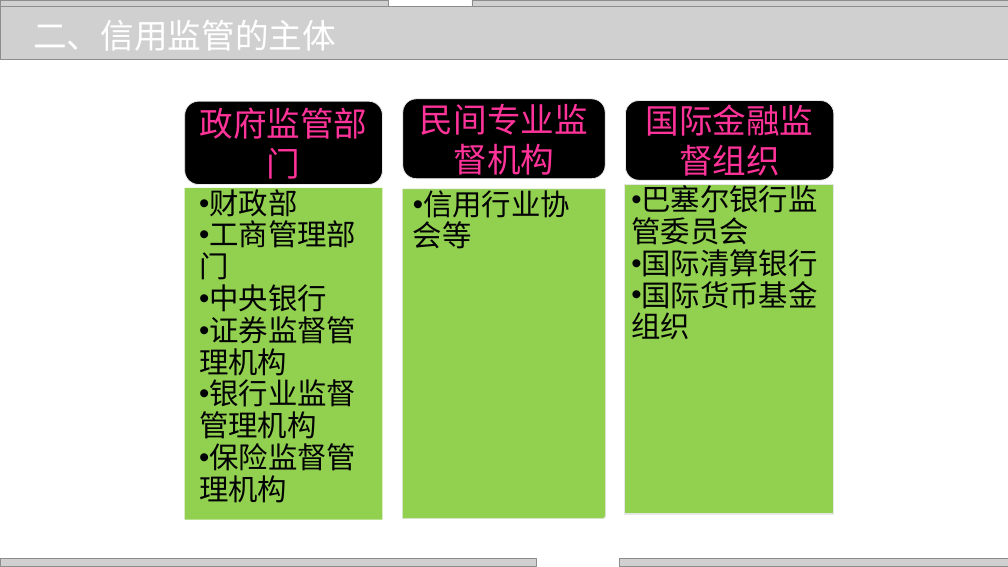
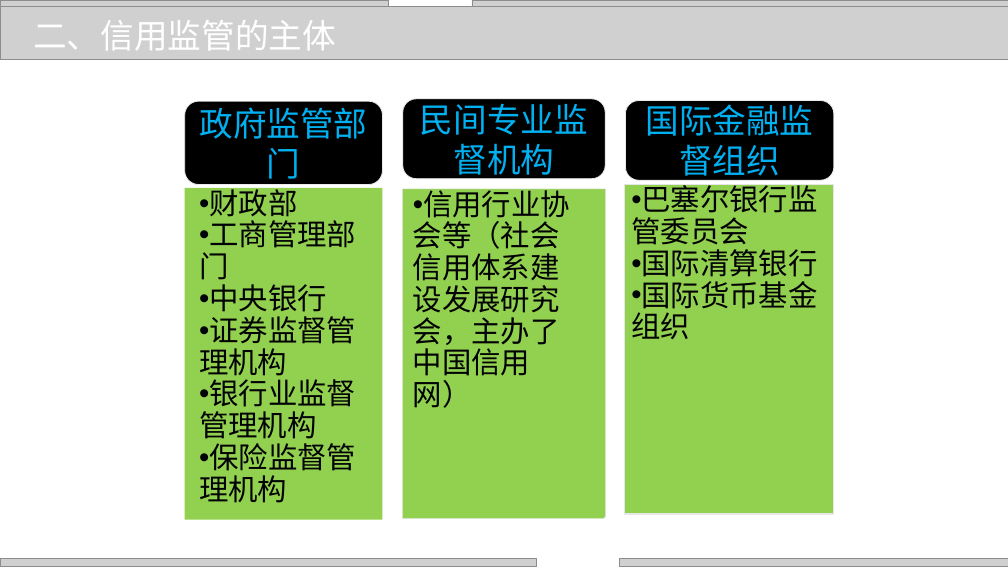
Before and after one commit to zhangjianzhang/internet_credit, a slide deck: slide 5 of files/slides/lecture_22.pptx. Drawn at 1008x567 pixels with LibreOffice and Linux fonts; fonts in the diff are those of the drawing; grey boxes stand for pictures. Boxes give left, top, right and bottom in pixels: in the first picture for what was removed or moved away, otherwise in the second. Text is boxed around its words. In the diff, an @@ line names an element or a change of style, - is before the commit and + after.

```diff
--- a/files/slides/lecture_22.pptx
+++ b/files/slides/lecture_22.pptx
@@ text colour #FF3399 to #00B0F0 in 3 elements at (185,101,383,185), (403,99,606,179), (625,101,834,180) @@
@@ text in folded corner at (413,185,570,408): text changed @@
-• 信用行业协会等
+• 信用行业协会等（社会信用体系建设发展研究会，主办了中国信用网）
```
Also in this commit, not shown: 3 other slides changed, 17 other files.
